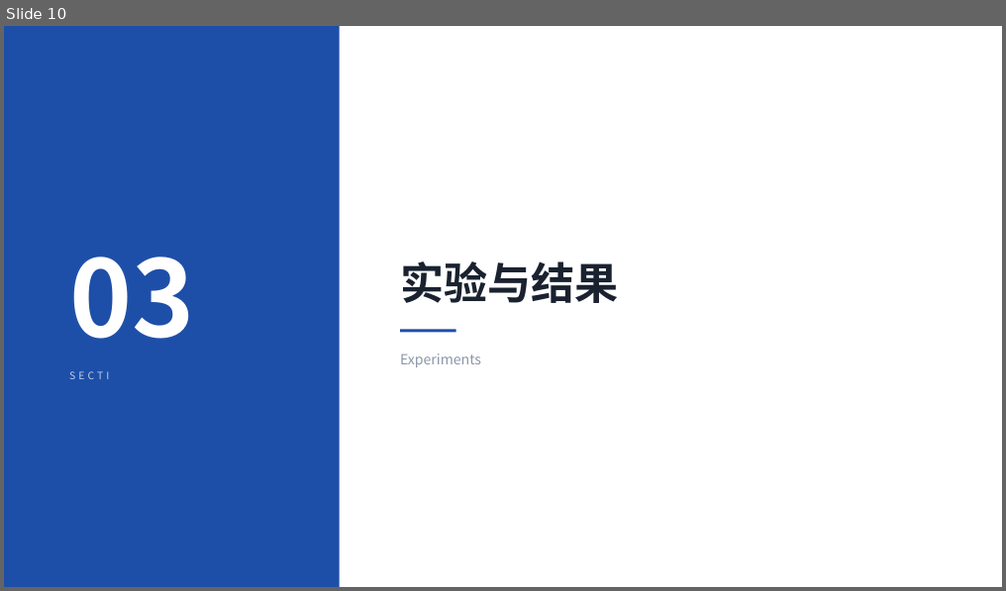
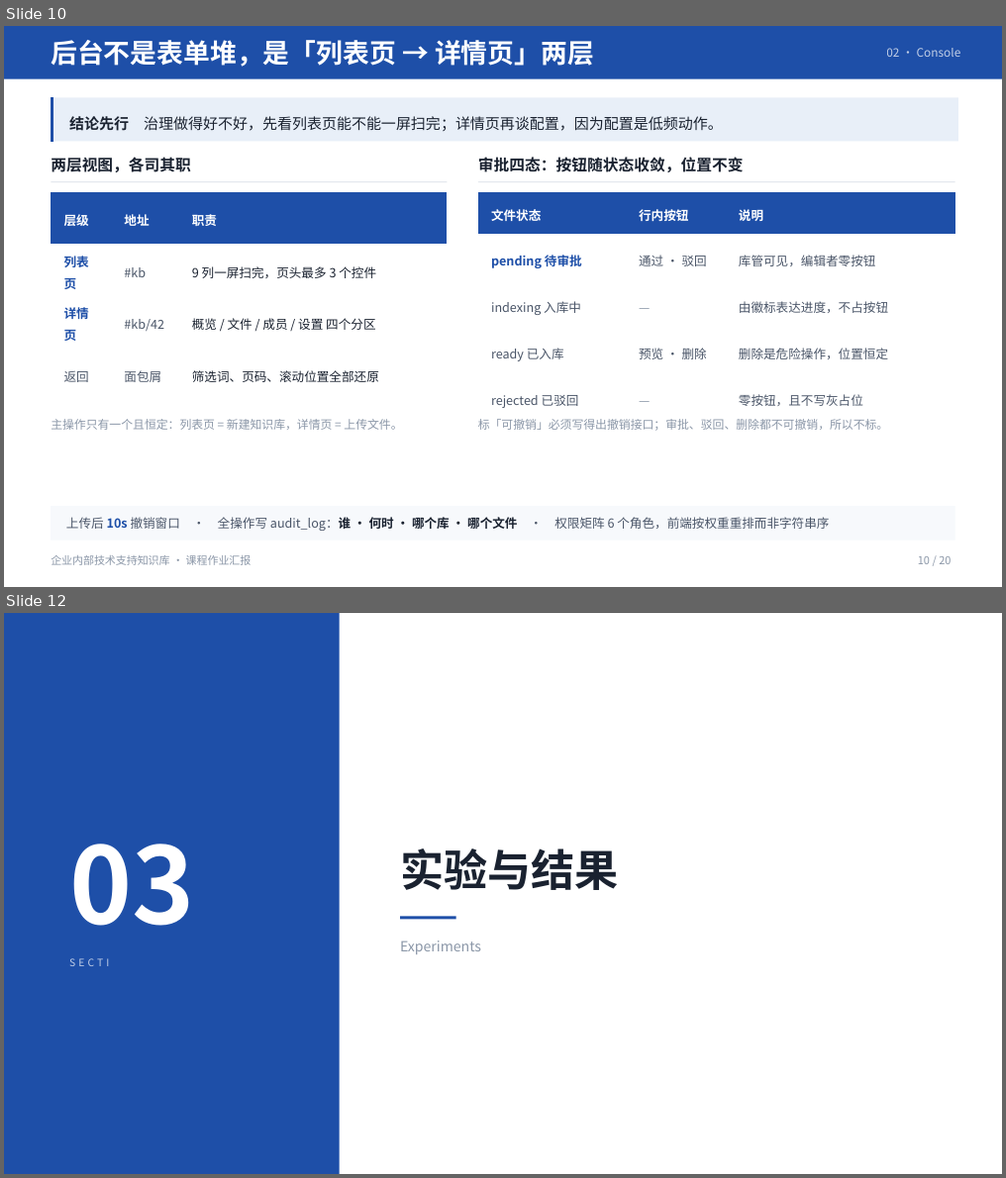
Before and after one commit to NanMuXPY/rag-kb-platform, a slide deck: docs/汇报PPT/汇报PPT.pptx. Shown one above the other, each under a label of ours: slide 10 before the commit, slides 10 and 12 after it; the slides between them are not shown. The pictures are 1006x591 and 1006x1178 pixels, drawn with LibreOffice and Linux fonts; fonts in the diff are those of the drawing. Boxes give left, top, right and bottom in pixels: in the first picture for what was removed or moved away, otherwise in the second. Text is boxed around its words. In the diff, an @@ line names an element or a change of style, - is before the commit and + after.

Commit message:
docs(汇报PPT): 更新到 v3.2——补治理后台与门户/接口面板两页，修正过期数字（拒答 100%、版本号、下一步 P0），全 deck 18→20 页

```diff
--- a/docs/汇报PPT/汇报PPT.pptx
+++ b/docs/汇报PPT/汇报PPT.pptx
@@ slide 10 added at <box>4,26,1002,587</box>, background #FFFFFF @@
@@ rectangle added at <box>4,26,1002,79</box>, fill #1E4FA8 @@
@@ text added at <box>51,40,594,67</box>, 25.5 pt, text #FFFFFF, bold @@
+后台不是表单堆，是「列表页 → 详情页」两层
@@ text added at <box>886,48,961,57</box>, 11.2 pt, text #FFFFFF at 72% opacity @@
+02 · Console
@@ freeform shape added at <box>51,98,957,141</box>, fill #1E4FA8 @@
@@ rectangle added at <box>54,98,958,141</box>, fill #E8EFF8 @@
@@ text added at <box>69,116,723,131</box>, 14.2 pt, text #1A2230 @@
+结论先行 治理做得好不好，先看列表页能不能一屏扫完；详情页再谈配置，因为配置是低频动作。
@@ text added at <box>51,157,191,173</box>, 15 pt, text #1A2230, bold @@
+两层视图，各司其职
@@ text added at <box>478,157,744,173</box>, 15 pt, text #1A2230, bold @@
+审批四态：按钮随状态收敛，位置不变
@@ rectangle added at <box>51,181,447,182</box>, fill #D6DCE5 @@
@@ table added at <box>51,192,447,401</box>, 4 rows, 3 columns @@
+层级 | 地址 | 职责
+列表页 | #kb | 9 列一屏扫完，页头最多 3 个控件
+详情页 | #kb/42 | 概览 / 文件 / 成员 / 设置 四个分区
+返回 | 面包屑 | 筛选词、页码、滚动位置全部还原
@@ rectangle added at <box>478,181,955,182</box>, fill #D6DCE5 @@
@@ table added at <box>478,192,954,412</box>, 5 rows, 3 columns @@
+文件状态 | 行内按钮 | 说明
+pending 待审批 | 通过 · 驳回 | 库管可见，编辑者零按钮
+indexing 入库中 | — | 由徽标表达进度，不占按钮
+ready 已入库 | 预览 · 删除 | 删除是危险操作，位置恒定
+rejected 已驳回 | — | 零按钮，且不写灰占位
@@ text added at <box>51,419,402,430</box>, 11.2 pt, text #8B97A8 @@
+主操作只有一个且恒定：列表页 = 新建知识库，详情页 = 上传文件。
@@ text added at <box>478,419,889,431</box>, 11.2 pt, text #8B97A8 @@
+标「可撤销」必须写得出撤销接口；审批、驳回、删除都不可撤销，所以不标。
@@ rectangle added at <box>51,506,954,541</box>, fill #F7F9FC @@
@@ text added at <box>66,517,829,531</box>, 12 pt, text #4A5568 @@
+上传后 10s 撤销窗口 · 全操作写 audit_log：谁 · 何时 · 哪个库 · 哪个文件 · 权限矩阵 6 个角色，前端按权重重排而非字符串序
@@ text added at <box>51,556,252,566</box>, 10.5 pt, text #8B97A8 @@
+企业内部技术支持知识库 · 课程作业汇报
@@ text added at <box>918,557,950,565</box>, 10.5 pt, text #8B97A8 @@
+10 / 20
@@ what was slide 10 is now slide 12 @@
```
Also in this commit, not shown: 11 slides changed, 1 other slide added, 20 other files.
